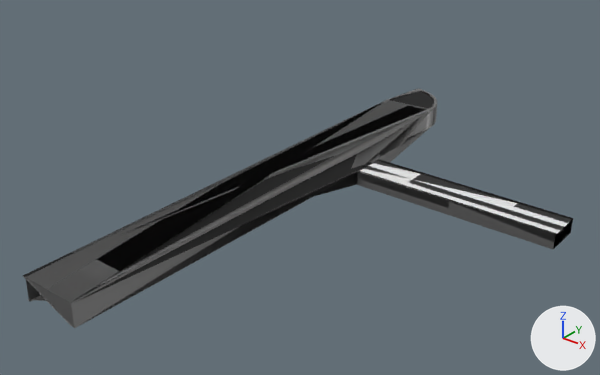
Before and after pictures for a commit that changed the OBJ model Items/Models/conveyor.obj.
Rendered twice from a 50 mm camera at (16.9, -33.6, 18.9) aimed at (-7.6, -3.0, -0.1). The axes (+X, +Y, +Z) are drawn at lower right. The lights are the same throughout. Where no turn or scale is listed for an object, it has been applied to the vertices.

Script lines for the objects in view, before the commit:
```python
me_conveyor = bpy.data.meshes.new('Conveyor')
me_conveyor.from_pydata(...)  # 240 vertices, 476 faces; spans x -9.6..5.4, y -18.3..11.3, z 0.0..1.2
# faces by material slot: [28, 448]
me_conveyor.materials.append(mat_material_002)  # black #191919
me_conveyor.materials.append(mat_material_003)  # grey #8d8d8d
me_plane = bpy.data.meshes.new('Plane')
me_plane.from_pydata(...)  # 32 vertices, 26 faces; spans x -5.4..5.4, y -1.0..1.0, z 0.0..0.78
ob_conveyor = bpy.data.objects.new('Conveyor', me_conveyor)
ob_conveyor.location = (0.0, 0.0, 0.0)
ob_plane = bpy.data.objects.new('Plane', me_plane)
ob_plane.location = (0.0, 0.0, 0.0)
```
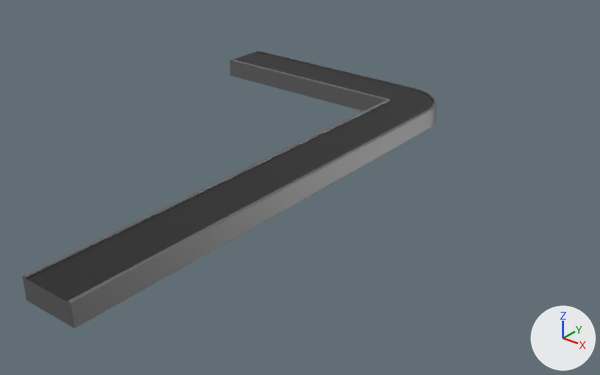
Edits to the bpy script that builds the scene:
```text
Change me_conveyor:
    used by ob_conveyor; location = (0.0, 0.0, 0.0)
    remove me_conveyor.from_pydata(...)  # 240 vertices, 476 faces; spans x -9.6..5.4, y -18.3..11.3, z 0.0..1.2
    add me_conveyor.from_pydata(...)  # 240 vertices, 476 faces; spans x -23.0..-6.5, y -18.3..11.3, z 0.0..1.2
    me_conveyor part 1: 159 of 240 vertices moved; they spanned x -9.6..5.4, y -18.3..11.3, z 0.0..1.2 and now span x -23.0..-6.5, y -18.3..11.3, z 0.0..1.2; mean shift (-3.3, 2.0, 0.1); largest move (-9.6, -18.3, 1.2) -> (-6.8, 9.0, 1.2)
Remove ob_plane:
    ob_plane = bpy.data.objects.new('Plane', me_plane)
    ob_plane.location = (0.0, 0.0, 0.0)
```

What differs and where, as boxes [x1, y1, x2, y2] in the pictures (600 x 375 px):
'Conveyor', reshaped (25% narrower, 16% taller): before [23, 88, 573, 328]; after [22, 50, 437, 328]
'Plane', deleted: before [358, 161, 571, 244]
